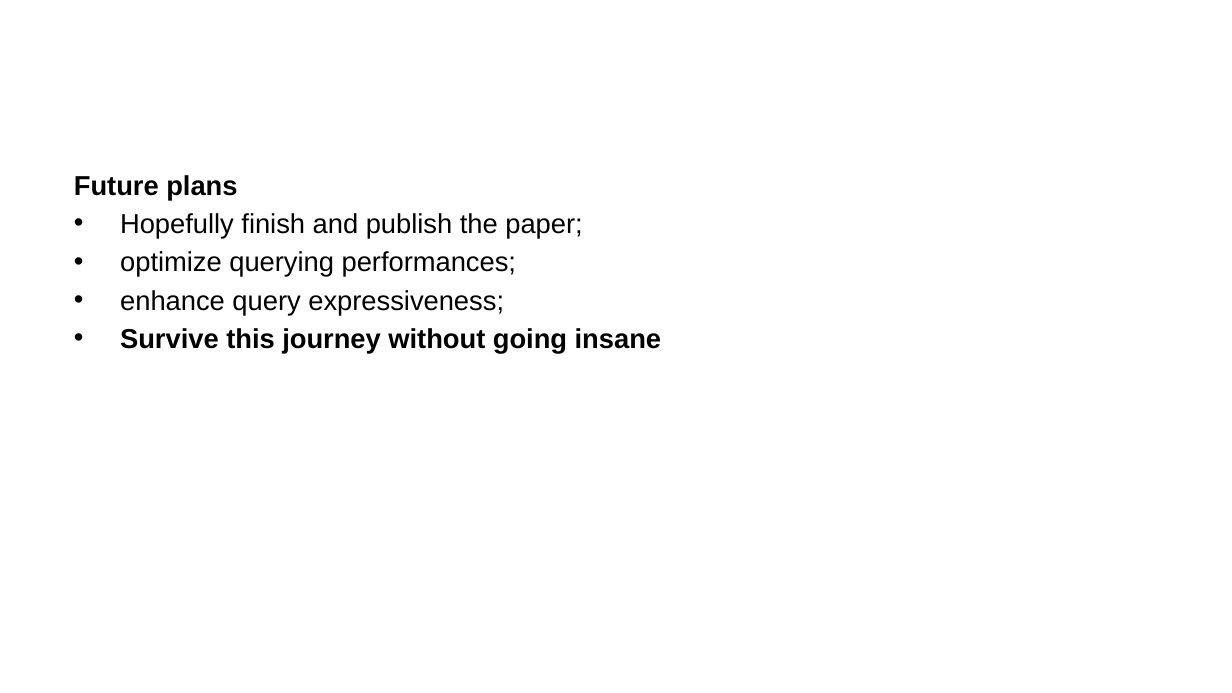
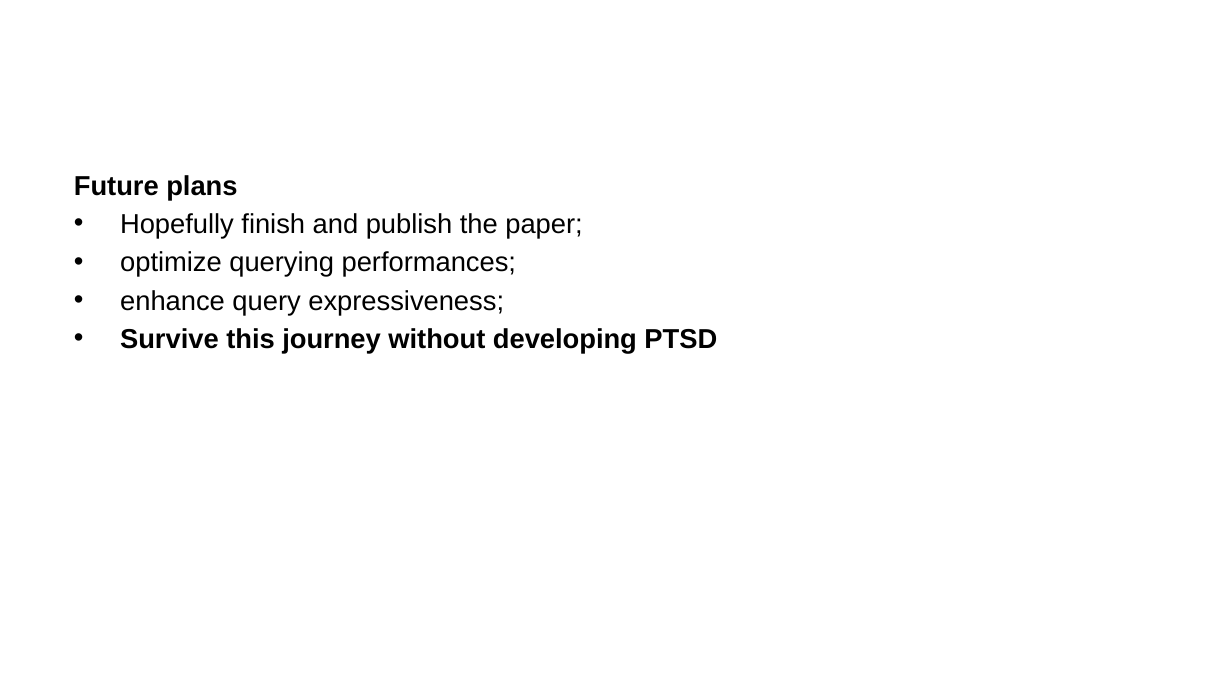
Before and after one commit to ManuelePasini/slides-markdown, a slide deck: slide 3 of ioanninaSlides.pptx. Drawn at 1232x693 pixels with LibreOffice and Linux fonts; fonts in the diff are those of the drawing. Boxes give left, top, right and bottom in pixels: in the first picture for what was removed or moved away, otherwise in the second. Text is boxed around its words. In the diff, an @@ line names an element or a change of style, - is before the commit and + after.

```diff
--- a/ioanninaSlides.pptx
+++ b/ioanninaSlides.pptx
@@ text at (x1=120, y1=328, x2=717, y2=354): text changed @@
-• Survive this journey without going insane
+• Survive this journey without developing PTSD
```
Also in this commit, not shown: 4 other files.
